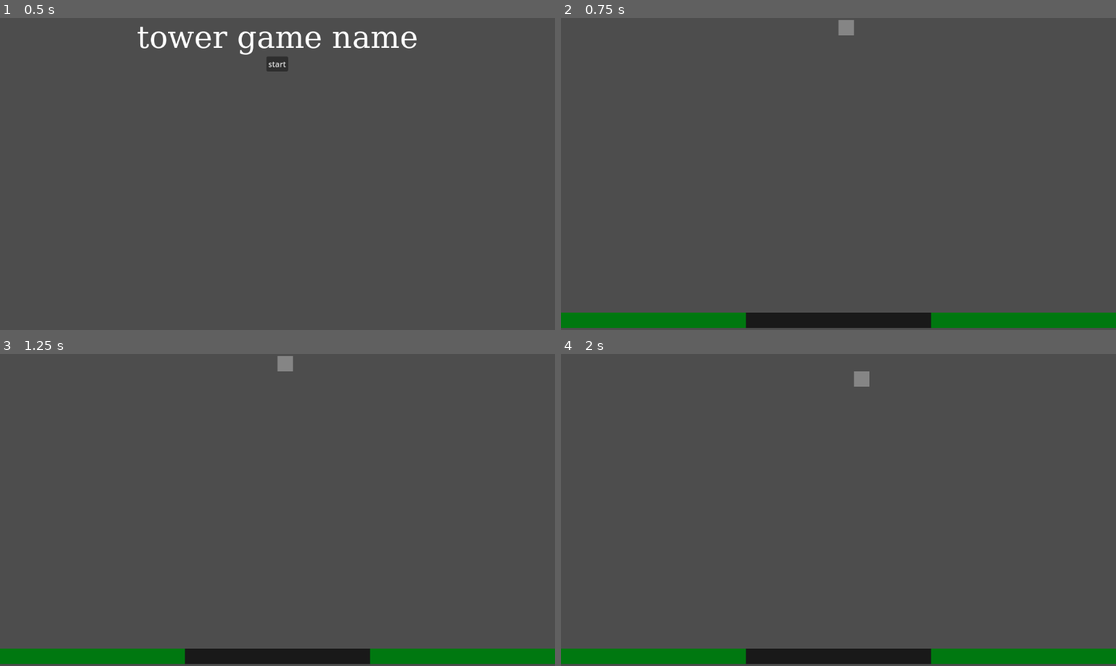
Above: before the commit, frames 1-4 (two rows, left to right).
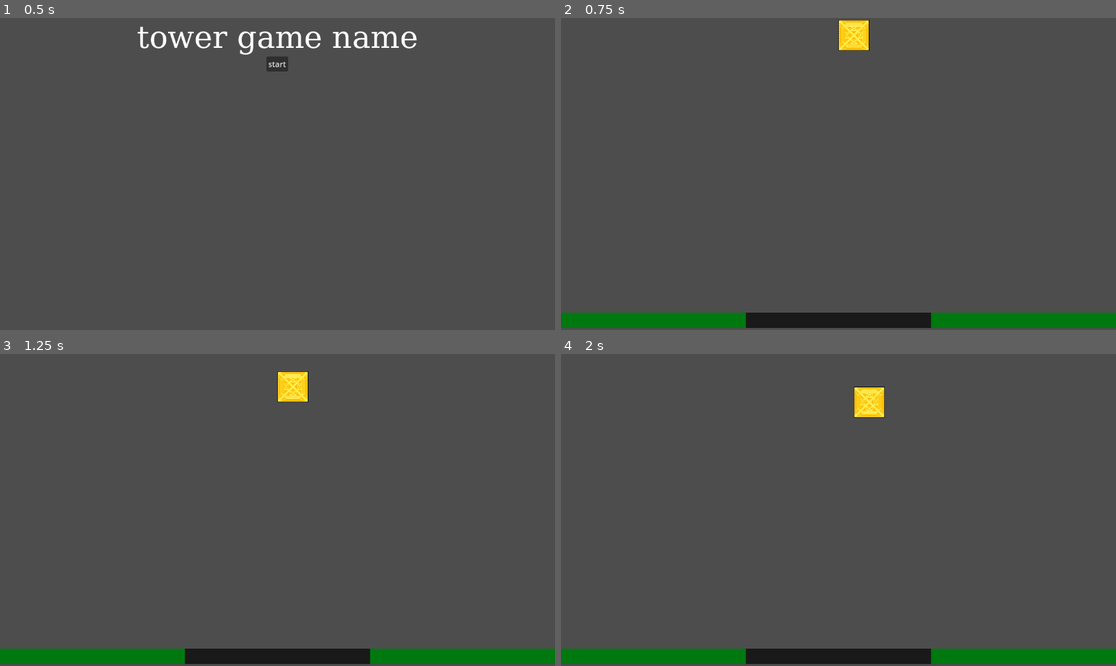
Above: after the commit, the same moments.

Repository: ender-titan1/GWJ-73
Game: Godot game, scene res://scenes/Menu.tscn
Two runs of this game, one before a commit and one after it. Both use one fixed random seed, a clock stepped at 60 frames per second and the inputs below.
Inputs (mouse positions are in pixels of both pictures, inside the frame that each line leads up to):
- Up to frame 1 (0.5 s): no input
- Up to frame 2 (0.75 s): click "start" at 0.5 s
- Up to frame 3 (1.25 s): no input
- Up to frame 4 (2 s): move the mouse to (960, 494) at 1.27 s; hold D (shift_right) from 1.28 s (still down)

Frame 1 is identical in both runs. In frame 2, 0.6% of the frame differs, in the area x 49-56%, y 0-11%; in frame 3, 0.7%, in the area x 49-56%, y 0-16%; in frame 4, 0.7%.

Commit message:
Implement all of the physics

Diff:
--- a/project.godot
+++ b/project.godot
@@ -31,6 +31,16 @@
 "events": [Object(InputEventKey,"resource_local_to_scene":false,"resource_name":"","device":-1,"window_id":0,"alt_pressed":false,"shift_pressed":false,"ctrl_pressed":false,"meta_pressed":false,"pressed":false,"keycode":0,"physical_keycode":68,"key_label":0,"unicode":68,"echo":false,"script":null)
 ]
 }
+shift_down={
+"deadzone": 0.5,
+"events": [Object(InputEventKey,"resource_local_to_scene":false,"resource_name":"","device":-1,"window_id":0,"alt_pressed":false,"shift_pressed":false,"ctrl_pressed":false,"meta_pressed":false,"pressed":false,"keycode":0,"physical_keycode":32,"key_label":0,"unicode":32,"echo":false,"script":null)
+]
+}
+debug={
+"deadzone": 0.5,
+"events": [Object(InputEventKey,"resource_local_to_scene":false,"resource_name":"","device":-1,"window_id":0,"alt_pressed":false,"shift_pressed":false,"ctrl_pressed":false,"meta_pressed":false,"pressed":false,"keycode":0,"physical_keycode":90,"key_label":0,"unicode":122,"echo":false,"script":null)
+]
+}
 
 [rendering]
 
--- /dev/null
+++ b/resources/blocks.json
@@ -0,0 +1,39 @@
+{
+    "Square": {
+        "matrix": [
+            "##",
+            "##"
+        ],
+        "center": [0, 0],
+        "sprite": "sentury 2.0.png"
+    },
+    "L-Left": {
+        "matrix": [
+            " #",
+            " #",
+            "##"
+        ],
+        "center": [1, 1],
+        "sprite": "sentury 2.0.png"
+
+    },
+    "L-Right": {
+        "matrix": [
+            "# ",
+            "# ",
+            "##"
+        ],
+        "center": [0, 1],
+        "sprite": "sentury 2.0.png"
+    },
+    "I": {
+        "matrix": [
+            "#",
+            "#",
+            "#",
+            "#"
+        ],
+        "center": [0, 1],
+        "sprite": "sentury 2.0.png"
+    }
+}
--- /dev/null
+++ b/scenes/Block.tscn
@@ -0,0 +1,10 @@
+[gd_scene load_steps=3 format=3 uid="uid://dvs6cthqc6h52"]
+
+[ext_resource type="Script" path="res://src/block.gd" id="1_cvpmb"]
+[ext_resource type="Texture2D" uid="uid://6amcnjx64u52" path="res://imports/L-Right.png" id="2_jnfgd"]
+
+[node name="Block" type="Node2D"]
+script = ExtResource("1_cvpmb")
+
+[node name="Sprite2D" type="Sprite2D" parent="."]
+texture = ExtResource("2_jnfgd")
--- a/scenes/Start.tscn
+++ b/scenes/Start.tscn
@@ -1,13 +1,14 @@
-[gd_scene load_steps=4 format=3 uid="uid://djwihrxn5l817"]
+[gd_scene load_steps=5 format=3 uid="uid://djwihrxn5l817"]
 
 [ext_resource type="Script" path="res://src/start.gd" id="1_23hn0"]
 [ext_resource type="TileSet" uid="uid://f3h1x1j8xhtp" path="res://resources/main_tileset.tres" id="2_24psf"]
+[ext_resource type="PackedScene" uid="uid://dvs6cthqc6h52" path="res://scenes/Block.tscn" id="2_ffa6c"]
 [ext_resource type="Texture2D" uid="uid://cmcrit7gifwi3" path="res://resources/placeholder_square.tres" id="3_oc4t0"]
 
-[node name="Start" type="Node2D" node_paths=PackedStringArray("grid", "block_to_spawn")]
+[node name="Start" type="Node2D" node_paths=PackedStringArray("grid")]
 script = ExtResource("1_23hn0")
 grid = NodePath("TileMap")
-block_to_spawn = NodePath("Sprite2D")
+block_scene = ExtResource("2_ffa6c")
 
 [node name="TileMap" type="TileMap" parent="."]
 tile_set = ExtResource("2_24psf")
@@ -17,10 +18,11 @@
 [node name="Camera2D" type="Camera2D" parent="."]
 
 [node name="Sprite2D" type="Sprite2D" parent="."]
+visible = false
 modulate = Color(1, 1, 1, 0.313726)
 texture = ExtResource("3_oc4t0")
 
 [node name="BlockFallTimier" type="Timer" parent="."]
-wait_time = 0.75
+wait_time = 0.6
 
 [connection signal="timeout" from="BlockFallTimier" to="." method="on_timer_timeout"]
--- /dev/null
+++ b/src/block.gd
@@ -0,0 +1,14 @@
+class_name Block extends Node2D
+
+var sprite: Sprite2D
+var definition: BlockDefinition
+
+func set_definition(def: BlockDefinition):
+	definition = def
+	sprite = $Sprite2D
+	sprite.texture = definition.texture
+
+	var pxSize = def.size * 32
+	var shift00 = Vector2(pxSize.x / 2 - 16, pxSize.y / 2 - 16)
+	var shift = shift00 + def.center
+	sprite.position += shift
--- /dev/null
+++ b/src/block_definition.gd
@@ -0,0 +1,26 @@
+class_name BlockDefinition extends Resource
+
+var offsets: Array
+var center: Vector2
+var texture: Texture2D
+var size: Vector2i
+
+func _init(json_dict: Dictionary={}):
+	offsets = []
+	size = Vector2i(json_dict["matrix"].size(), json_dict["matrix"][0].length())
+	center = Vector2(json_dict["center"][0], json_dict["center"][1])
+
+	if json_dict["sprite"] != null:
+		texture = load("res://imports/" + json_dict["sprite"])
+
+	var string_array = json_dict["matrix"]
+
+	var y = 0
+	for string in string_array:
+		var x = 0
+		for character in string:
+			if character != ' ':
+				offsets.append(Vector2i(x, y))
+
+			x += 1
+		y += 1
--- a/src/start.gd
+++ b/src/start.gd
@@ -1,46 +1,153 @@
 extends Node2D
 
-const base_spawn_height: int = -10;
+const SPAWN_OFFSET: int = -10
 
-@export var grid: TileMap;
-@export var block_to_spawn: Sprite2D;
+@export var grid: TileMap
+@export var block_scene: PackedScene
+@onready var timer: Timer = $BlockFallTimier
 
-@onready var timer: Timer = $BlockFallTimier;
+var block_definitions: Array = []
+var layers: Dictionary = {}
+var highest_layer: int = 8
 
-var tower_height = 0;
-var falling_block: Node2D;
-var falling_block_center_cell_pos: Vector2i;
+var tower_height = 0
+var falling_block: Block
+var falling_block_center_cell_pos: Vector2i
+var marked_for_placement: bool = false
 
 func _ready():
-	spawn(block_to_spawn);
+	init_blocks()
+	debug_spawn()
+	layers[8] = []
+
+func debug_spawn():
+	if falling_block != null:
+		return
+
+	var block: Block = block_scene.instantiate()
+	block.set_definition(block_definitions[0])
+	add_child(block)
+
+	spawn(block)
+
+func init_blocks():
+	var blocks_json = FileAccess.get_file_as_string("res://resources/blocks.json")
+	var json = JSON.parse_string(blocks_json)
+
+	for key in json:
+		block_definitions.append(BlockDefinition.new(json[key]))
+
 
 func _input(event):
 	if event.is_action_pressed("shift_left"):
-		print("left");
-		shift_falling(-1, 0);
+		shift_falling(-1, 0)
 
 	if event.is_action_pressed("shift_right"):
-		shift_falling(1, 0);
+		shift_falling(1, 0)
 
+	if event.is_action_pressed("debug"):
+		debug_spawn()
+
+	if event.is_action_pressed("shift_down"):
+		timer.wait_time = 0.15
+
+	if event.is_action_released("shift_down"):
+		timer.wait_time = 0.6
 
 func on_timer_timeout():
-	shift_falling(0, 1);
-	# Check if the block should be placed
+	if !marked_for_placement:
+		shift_falling(0, 1)
+
+	check_for_placement()
+
+func check_for_placement():
+	var shouldPlace = false
+	for offset in falling_block.definition.offsets:
+		var cell_to_check = offset + Vector2i(0, 1) + falling_block_center_cell_pos
+
+		# if the checked cell's layer is 9, it means the block has touched the ground and should be placed
+		if cell_to_check.y > 8:
+			shouldPlace = true
+			break
+
+		var layer = cell_to_check.y
+
+		# if the checked cell's layer is smaller than the highest registered layer, it's in the air
+		if layer < highest_layer:
+			continue
+
+		if layers[layer].has(cell_to_check.x):
+			shouldPlace = true
+			break
+
+	if shouldPlace && !marked_for_placement:
+		marked_for_placement = true
+		return
+
+	if !shouldPlace:
+		marked_for_placement = false
+		return
+
+	if shouldPlace && marked_for_placement:
+		place_block()
+
+func place_block():
+	var block = falling_block
+
+	for offset in block.definition.offsets:
+		var pos = offset + falling_block_center_cell_pos
+
+		if !layers.has(pos.y):
+			print("creating layer")
+			print(pos.y)
+			layers[pos.y] = []
+
+			if pos.y < highest_layer:
+				highest_layer = pos.y
+
+		layers[pos.y].append(pos.x)
+
+	print(layers)
+
+	timer.stop()
+	falling_block = null
+	marked_for_placement = false
 
 func spawn(block: Node2D):
 
 	if falling_block != null:
-		print("Attempted to spawn block while block is already falling");
-		return;
+		print("Attempted to spawn block while block is already falling")
+		return
 
-	var spawn_height = tower_height + base_spawn_height;
-	var cell_pos = Vector2i(0, spawn_height);
-	var local_spawn_height = grid.map_to_local(cell_pos);
-	block.position = local_spawn_height;
-	falling_block = block;
-	falling_block_center_cell_pos = cell_pos;
-	timer.start();
+	var spawn_height = tower_height + SPAWN_OFFSET
+	var cell_pos = Vector2i(0, spawn_height)
+	var local_spawn_height = grid.map_to_local(cell_pos)
+	block.position = local_spawn_height
+	falling_block = block
+	falling_block_center_cell_pos = cell_pos
+	timer.start()
 
 func shift_falling(x, y):
-	falling_block_center_cell_pos += Vector2i(x, y);
+	if falling_block == null:
+		return
+
+	if x != 0:
+		for offset in falling_block.definition.offsets:
+			var pos = offset + falling_block_center_cell_pos
+			var x_pos = pos.x + x
+			var y_pos = pos.y
+
+			# Block attempting to shift out of bounds
+			if x_pos > 5 || x_pos < -6:
+				return
+
+			# If the layer of the shift has not been defined, no obstacles are present and thus the block is free to move
+			if !layers.has(y_pos):
+				continue
+
+			# If the cell we are attempting to move into is occupied, block the move
+			if layers[y_pos].has(x_pos):
+				return
+
+	falling_block_center_cell_pos += Vector2i(x, y)
 	falling_block.position = grid.map_to_local(falling_block_center_cell_pos)
Binary file added: imports/L-Right.png
Not shown, added: imports/L-Right.png.import
